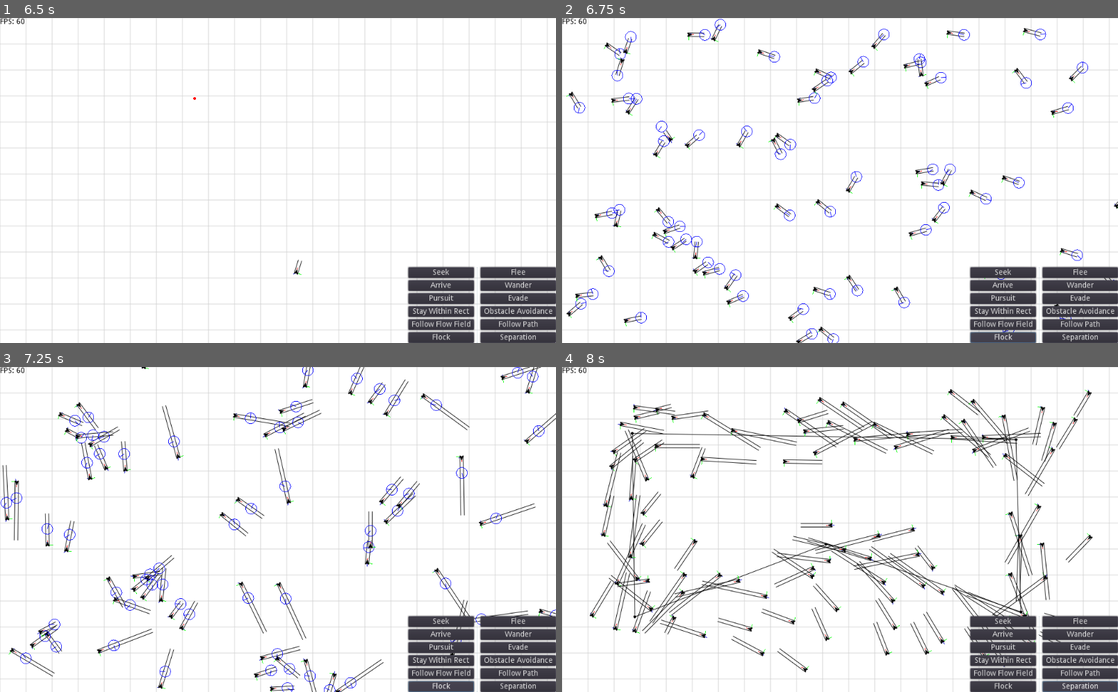
Above: before the commit, frames 1-4 (two rows, left to right).
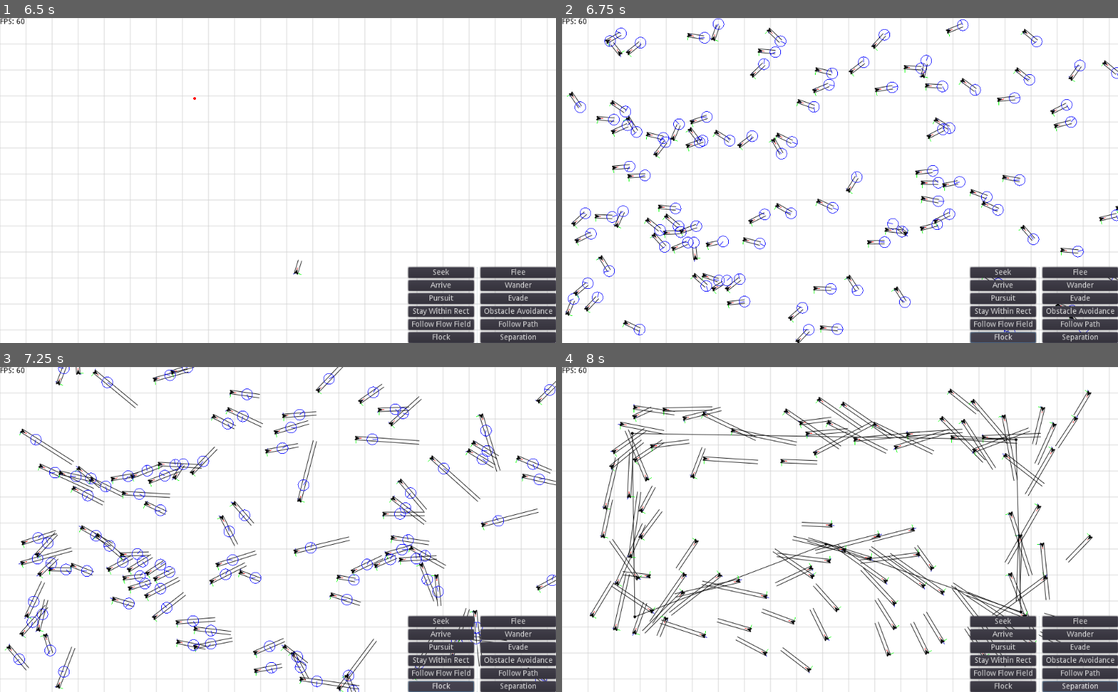
Above: after the commit, the same moments.

Repository: Whiskydog/steering-behaviors-godot
Game: Godot game, scene res://scenes/base.tscn
Two runs of this game, one before a commit and one after it. Both use one fixed random seed, a clock stepped at 60 frames per second and the inputs below.
Inputs (mouse positions are in pixels of both pictures, inside the frame that each line leads up to):
- Up to frame 1 (6.5 s): tap Enter at 0.5, 5 s; move the mouse to (400, 164) at 0.52 s; tap 5 (arrive) at 0.6, 5.1 s; move the mouse to (166, 196) at 1.27 s; tap 4 (evade) at 1.35, 5.85 s; move the mouse to (333, 109) at 2.02 s; tap 2 (flee) at 2.1 s; move the mouse to (250, 245) at 2.77 s; tap 3 (pursuit) at 2.85 s; tap Space (pause) at 3.5, 5.75 s; move the mouse to (444, 229) at 3.52 s; tap 1 (seek) at 3.6 s; tap F5 (debug) at 4.15 s; move the mouse to (111, 131) at 4.27 s; tap 6 (wander) at 4.35 s; move the mouse to (305, 180) at 5.02 s; move the mouse to (194, 99) at 5.77 s
- Up to frame 2 (6.75 s): click "Flock" at 6.5 s
- Up to frame 3 (7.25 s): no input
- Up to frame 4 (8 s): click "Separation" at 7.25 s

Frame 1 is identical in both runs. In frame 2, 6.6% of the frame differs, in the area x 0-100%, y 0-100%; in frame 3, 11%; in frame 4, 4.2%.

Commit message:
Optimization

Diff:
--- a/scenes/steerable.tscn
+++ b/scenes/steerable.tscn
@@ -28,3 +28,7 @@
 position = Vector2( -2, -3.2 )
 enabled = true
 cast_to = Vector2( 0, 0 )
+
+[node name="AreaOfAwareness" type="Area2D" parent="."]
+
+[node name="Collider" type="CollisionShape2D" parent="AreaOfAwareness"]
--- a/scripts/arrow.gd
+++ b/scripts/arrow.gd
@@ -2,7 +2,6 @@
 
 
 var length: float
-onready var global = $'/root/Global'
 
 
 func _init(pos, _length, direction):
@@ -12,18 +11,9 @@
     rotation = direction.angle()
 
 
-func _ready():
-    global.connect('update_nodes', self, '_on_global_update_nodes')
+func _draw():
+    var end_point = Vector2.RIGHT * (length/2)
 
-
-func _draw():
-    if global.debug:
-        var end_point = Vector2.RIGHT * (length/2)
-
-        draw_line(Vector2.LEFT * (length/2), end_point, Color.black, 1.0, true)
-        draw_line(end_point, end_point + polar2cartesian(2.5, deg2rad(135)), Color.black, 1.0, true)
-        draw_line(end_point, end_point + polar2cartesian(2.5, deg2rad(-135)), Color.black, 1.0, true)
-
-
-func _on_global_update_nodes():
-    update()
+    draw_line(Vector2.LEFT * (length/2), end_point, Color.black, 1.0, true)
+    draw_line(end_point, end_point + polar2cartesian(2.5, deg2rad(135)), Color.black, 1.0, true)
+    draw_line(end_point, end_point + polar2cartesian(2.5, deg2rad(-135)), Color.black, 1.0, true)
--- a/scripts/flow_field.gd
+++ b/scripts/flow_field.gd
@@ -7,6 +7,8 @@
 var resolution
 var noise = OpenSimplexNoise.new()
 var z_off = 0.0
+
+onready var global = $'/root/Global'
 
 
 func _init(_resolution):
@@ -25,7 +27,8 @@
     self.cols = int(width / resolution)
     self.rows = int(height / resolution)
     setup()
-    self.hide()
+    if not global.debug:
+        self.hide()
     set_process(true)
     $'/root/Global'.connect('update_nodes', self, '_on_global_update_nodes')
 
--- a/scripts/steer_engine.gd
+++ b/scripts/steer_engine.gd
@@ -171,11 +171,11 @@
 		return seek_pos(boid, on_path)
 
 
-func separate(boid, boids):
+func separate(boid, awareness_area):
 	var desired_separation = 35.0
 	var sum = Vector2.ZERO
 	var count = 0
-	for other in boids:
+	for other in awareness_area.get_overlapping_bodies():
 		var d = boid.position.distance_to(other.position)
 		if d > 0 and d < desired_separation:
 			var diff = (boid.position - other.position).normalized()
@@ -206,11 +206,11 @@
 #	return sum
 
 
-func cohere(boid, boids):
+func cohere(boid, awareness_area):
 	var neighbor_dist = 50.0
 	var sum = Vector2.ZERO
 	var count = 0
-	for other in boids:
+	for other in awareness_area.get_overlapping_bodies():
 		var d = boid.position.distance_to(other.position)
 		if d > 0 and d < neighbor_dist:
 			sum += other.position
@@ -222,11 +222,11 @@
 	return sum
 
 
-func align(boid, boids):
+func align(boid, awareness_area):
 	var neighbor_dist = 50.0
 	var sum = Vector2.ZERO
 	var count = 0
-	for other in boids:
+	for other in awareness_area.get_overlapping_bodies():
 		var d = boid.position.distance_to(other.position)
 		if d > 0 and d < neighbor_dist:
 			sum += other.velocity
@@ -239,10 +239,10 @@
 	return sum
 
 
-func flock(boid, boids):
-	var sep = separate(boid, boids)
-	var ali = align(boid, boids)
-	var coh = cohere(boid, boids)
+func flock(boid, awareness_area):
+	var sep = separate(boid, awareness_area)
+	var ali = align(boid, awareness_area)
+	var coh = cohere(boid, awareness_area)
 
 	sep *= 1.5
 
--- a/scripts/steerable.gd
+++ b/scripts/steerable.gd
@@ -12,15 +12,19 @@
 onready var steer_engine: Node = $'/root/SteeringEngine'
 onready var global: Node = $'/root/Global'
 onready var raycasts = $RayCasts
+onready var area_of_awareness = $AreaOfAwareness
 
 export(float) var slowing_distance = 100.0
 export(float) var max_speed: float = 260.0
 export(float) var max_force: float = 6.0
+export(float) var aoa_radius = 50.0
 var wander_circle: Node2D
 
 
 func _ready():
 	wander_circle = $WanderCircle
+	$AreaOfAwareness/Collider.set_shape(CircleShape2D.new())
+	$AreaOfAwareness/Collider.shape.set_radius(aoa_radius)
 
 
 func _process(_delta):
--- a/scripts/tests/test_flock.gd
+++ b/scripts/tests/test_flock.gd
@@ -5,11 +5,11 @@
 var boids = []
 
 func _ready():
-	for i in range(65):
+	for i in range(100):
 		var boid = preload('res://scenes/steerable.tscn').instance()
 		add_child(boid, true)
 		boid.position.x = randf() * width
 		boid.position.y = randf() * height
 		boid.add_behavior(boid.wander_circle, 'wander')
-		boid.add_behavior(boids, 'flock')
+		boid.add_behavior(boid.area_of_awareness, 'flock')
 		boids.append(boid)
--- a/scripts/tests/test_separation.gd
+++ b/scripts/tests/test_separation.gd
@@ -11,5 +11,5 @@
 		boid.position.x = randf() * width
 		boid.position.y = randf() * height
 		boid.add_behavior($Path, 'follow_path')
-		boid.add_behavior(boids, 'separate')
+		boid.add_behavior(boid.area_of_awareness, 'separate')
 		boids.append(boid)
